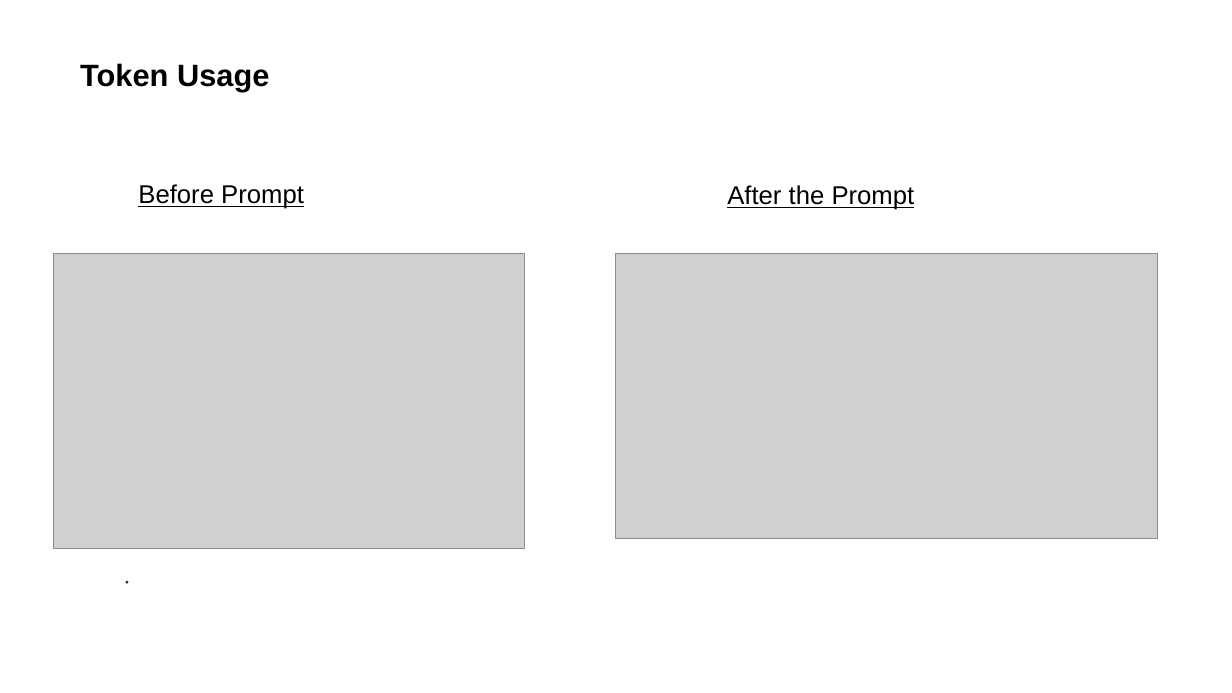
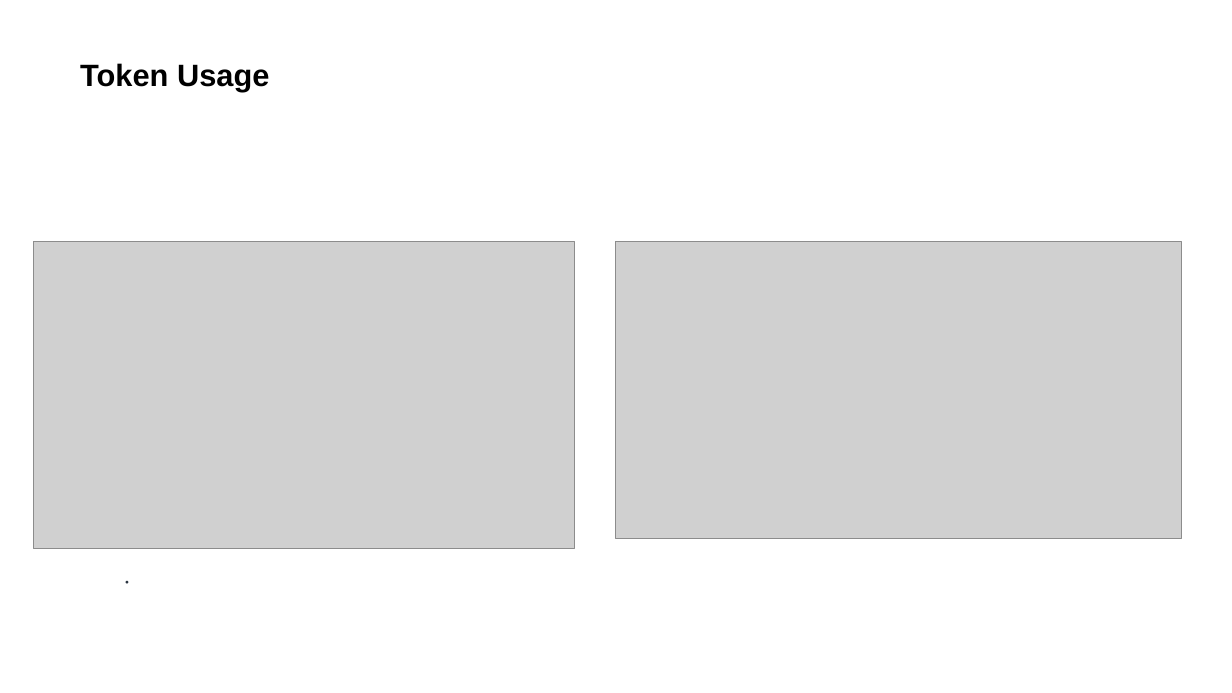
Before and after one commit to Swapnika2229/LearnEase-AI, a slide deck: slide 10 of LearnEase_AI_Project_Presentation.pptx. Drawn at 1232x693 pixels with LibreOffice and Linux fonts; fonts in the diff are those of the drawing; grey boxes stand for pictures. Boxes give left, top, right and bottom in pixels: in the first picture for what was removed or moved away, otherwise in the second. Text is boxed around its words. In the diff, an @@ line names an element or a change of style, - is before the commit and + after.

```diff
--- a/LearnEase_AI_Project_Presentation.pptx
+++ b/LearnEase_AI_Project_Presentation.pptx
@@ text removed at (138,184,304,209) @@
-Before Prompt
@@ text removed at (727,185,915,210) @@
-After the Prompt
@@ picture: place and size @@
-picture at (54,254,525,549)
+picture at (33,241,574,549)
@@ picture: place and size @@
-picture at (616,254,1158,539)
+picture at (616,241,1182,539)
```
Also in this commit, not shown: 4 other slides changed, 5 slides added, 2 slides removed.
